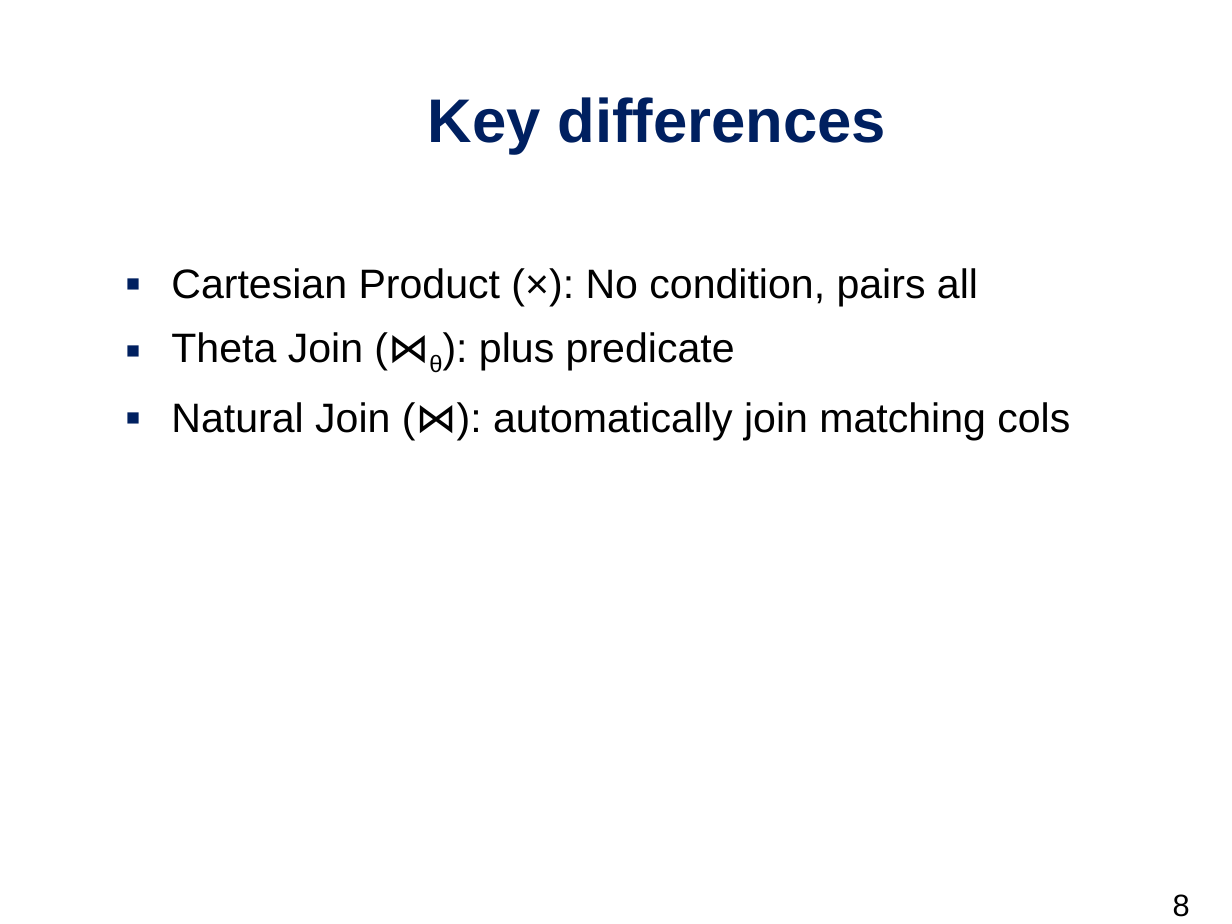
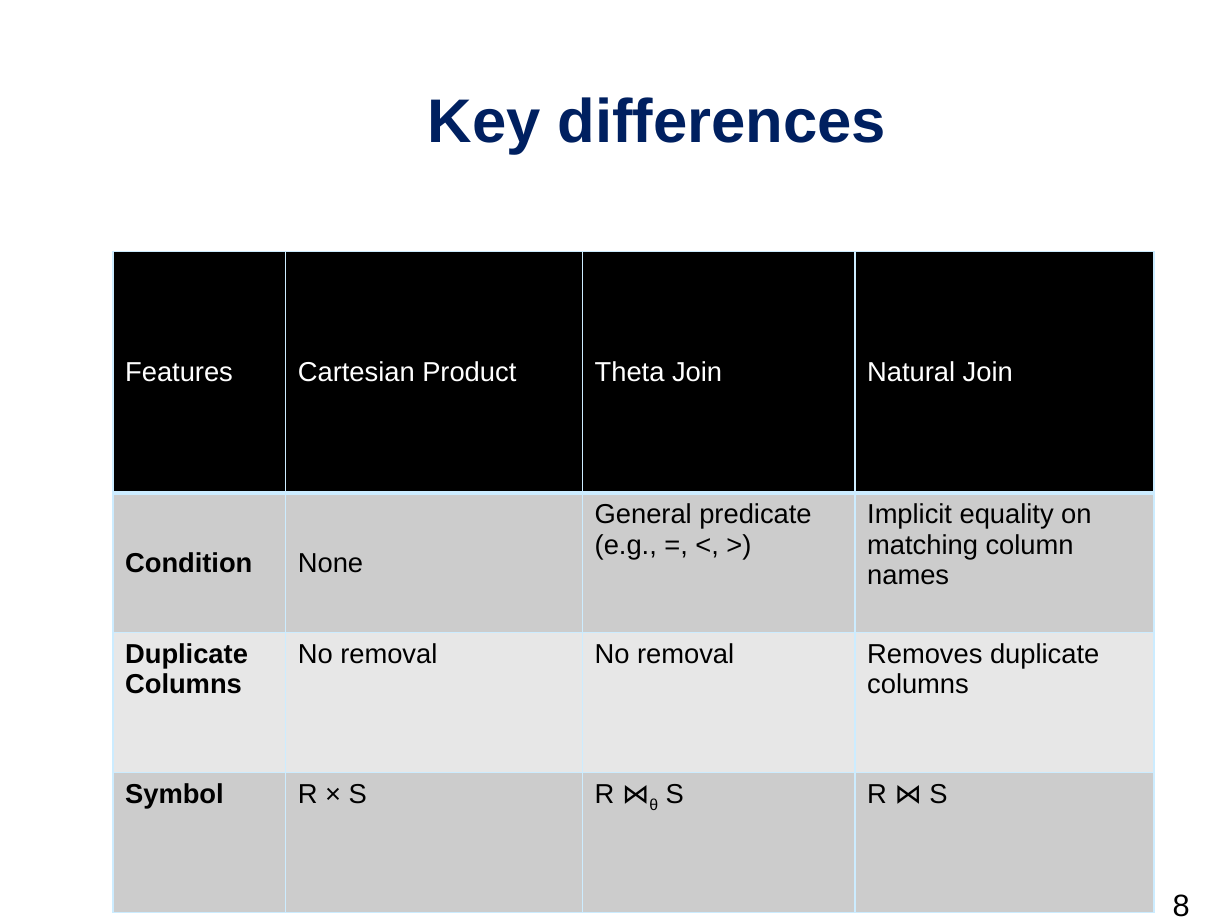
Before and after one commit to daichou03/DBS-slide-tut-25, a slide deck: slide 8 of week_1/week_1.pptx. Drawn at 1232x924 pixels with LibreOffice and Linux fonts; fonts in the diff are those of the drawing; background and template pictures are left out. Boxes give left, top, right and bottom in pixels: in the first picture for what was removed or moved away, otherwise in the second. Text is boxed around its words. In the diff, an @@ line names an element or a change of style, - is before the commit and + after.

```diff
--- a/week_1/week_1.pptx
+++ b/week_1/week_1.pptx
@@ table added at [113,251,1154,912], 4 rows, 4 columns @@
+Features | Cartesian Product | Theta Join | Natural Join
+Condition | None | General predicate (e.g., =, <, >) | Implicit equality on matching column names
+Duplicate Columns | No removal | No removal | Removes duplicate columns
+Symbol | R × S | R ⋈θ S | R ⋈ S
@@ text removed at [171,268,1070,441] @@
-▪ Cartesian Product (×): No condition, pairs all
-▪ Theta Join (⋈θ): plus predicate
-▪ Natural Join (⋈): automatically join matching cols
```
Also in this commit, not shown: 2 other slides changed.
